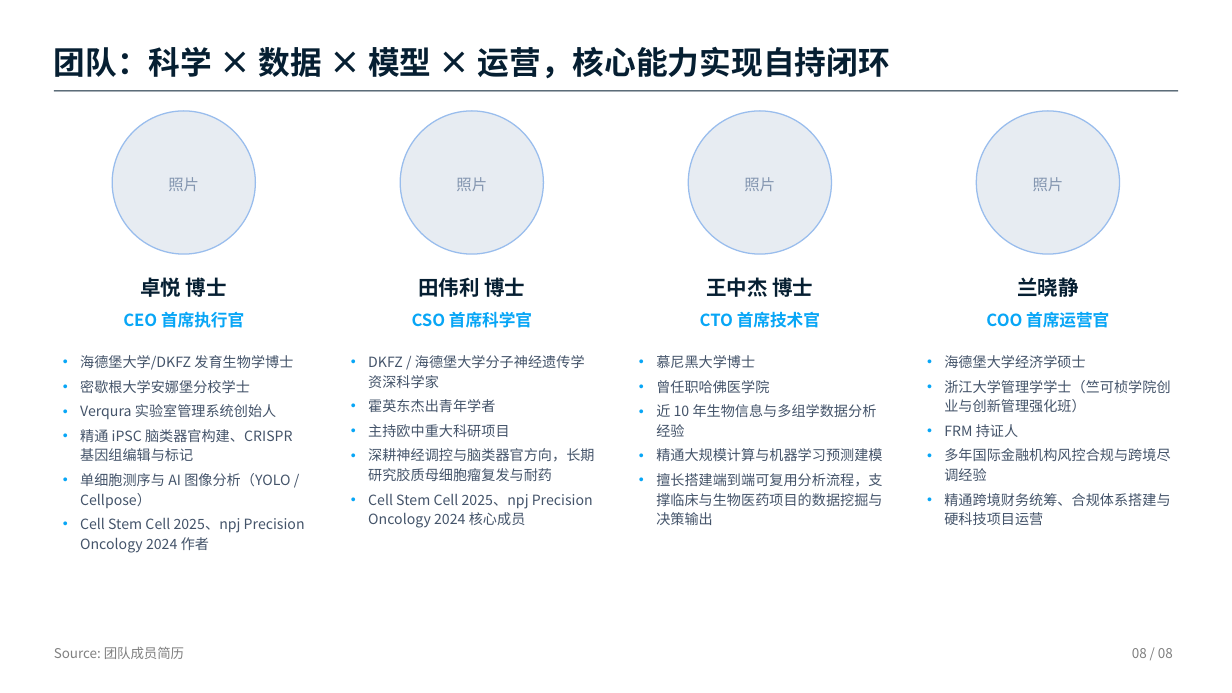
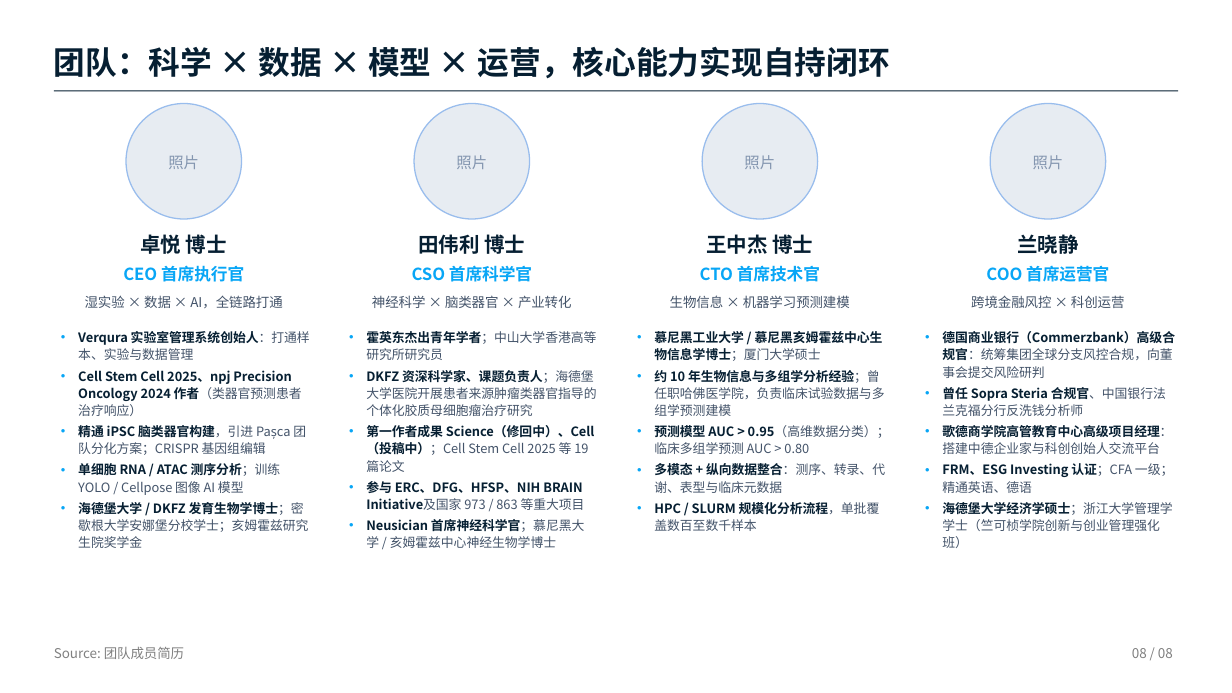
Before and after one commit to Milkar/businessPlan, a slide deck: slide 8 of slides/Vitoma_BP_part1_team.pptx. Drawn at 1232x693 pixels with LibreOffice and Linux fonts; fonts in the diff are those of the drawing. Boxes give left, top, right and bottom in pixels: in the first picture for what was removed or moved away, otherwise in the second. Text is boxed around its words. In the diff, an @@ line names an element or a change of style, - is before the commit and + after.

```diff
--- a/slides/Vitoma_BP_part1_team.pptx
+++ b/slides/Vitoma_BP_part1_team.pptx
@@ ellipse "照片": place and size @@
-ellipse "照片" at [112, 111, 255, 254]
+ellipse "照片" at [126, 104, 241, 219]
@@ ellipse "照片": place and size @@
-ellipse "照片" at [400, 111, 543, 254]
+ellipse "照片" at [414, 104, 530, 219]
@@ ellipse "照片": place and size @@
-ellipse "照片" at [689, 111, 832, 254]
+ellipse "照片" at [702, 104, 818, 219]
@@ line spacing 1.15 to 1.12 in 12 elements at [140, 234, 227, 254], [123, 265, 244, 282], [126, 104, 241, 219], [706, 234, 813, 254], [1017, 234, 1078, 254], [418, 234, 525, 254], [412, 265, 532, 282], [700, 265, 820, 282], [986, 266, 1109, 282], [414, 104, 530, 219], [702, 104, 818, 219], [991, 104, 1106, 219] @@
@@ ellipse "照片": place and size @@
-ellipse "照片" at [977, 111, 1120, 254]
+ellipse "照片" at [991, 104, 1106, 219]
@@ 4 texts: place and size @@
-4 texts at [140, 277, 1078, 297]
+4 texts at [140, 234, 1078, 254]
@@ 4 texts: place and size @@
-4 texts at [123, 311, 1109, 328]
+4 texts at [123, 265, 1109, 282]
@@ text added at [85, 295, 282, 308], 10.5 pt, text #44546A @@
+湿实验 × 数据 × AI，全链路打通
@@ text added at [372, 295, 572, 308], 10.5 pt, text #44546A @@
+神经科学 × 脑类器官 × 产业转化
@@ text added at [670, 295, 850, 308], 10.5 pt, text #44546A @@
+生物信息 × 机器学习预测建模
@@ text added at [971, 295, 1125, 308], 10.5 pt, text #44546A @@
+跨境金融风控 × 科创运营
@@ text at [78, 331, 310, 548]: text changed; size 11 to 10 pt; text colour #44546A to #061F32; bold on @@
-• 海德堡大学/DKFZ 发育生物学博士
-• 密歇根大学安娜堡分校学士
-• Verqura 实验室管理系统创始人
-• 精通 iPSC 脑类器官构建、CRISPR 基因组编辑与标记
-• 单细胞测序与 AI 图像分析（YOLO / Cellpose）
-• Cell Stem Cell 2025、npj Precision Oncology 2024 作者
+• Verqura 实验室管理系统创始人：打通样本、实验与数据管理
+• Cell Stem Cell 2025、npj Precision Oncology 2024 作者（类器官预测患者治疗响应）
+• 精通 iPSC 脑类器官构建，引进 Pașca 团队分化方案；CRISPR 基因组编辑
+• 单细胞 RNA / ATAC 测序分析；训练 YOLO / Cellpose 图像 AI 模型
+• 海德堡大学 / DKFZ 发育生物学博士；密歇根大学安娜堡分校学士；亥姆霍兹研究生院奖学金
@@ text at [366, 331, 596, 548]: text changed; size 11 to 10 pt @@
-• DKFZ / 海德堡大学分子神经遗传学资深科学家
-• 霍英东杰出青年学者
-• 主持欧中重大科研项目
-• 深耕神经调控与脑类器官方向，长期研究胶质母细胞瘤复发与耐药
-• Cell Stem Cell 2025、npj Precision Oncology 2024 核心成员
+• 霍英东杰出青年学者；中山大学香港高等研究所研究员
+• DKFZ 资深科学家、课题负责人；海德堡大学医院开展患者来源肿瘤类器官指导的个体化胶质母细胞瘤治疗研究
+• 第一作者成果 Science（修回中）、Cell（投稿中）；Cell Stem Cell 2025 等 19 篇论文
+• 参与 ERC、DFG、HFSP、NIH BRAIN Initiative及国家 973 / 863 等重大项目
+• Neusician 首席神经科学官；慕尼黑大学 / 亥姆霍兹中心神经生物学博士
@@ text at [654, 331, 890, 531]: text changed; size 11 to 10 pt @@
-• 慕尼黑大学博士
-• 曾任职哈佛医学院
-• 近 10 年生物信息与多组学数据分析经验
-• 精通大规模计算与机器学习预测建模
-• 擅长搭建端到端可复用分析流程，支撑临床与生物医药项目的数据挖掘与决策输出
+• 慕尼黑工业大学 / 慕尼黑亥姆霍兹中心生物信息学博士；厦门大学硕士
+• 约 10 年生物信息与多组学分析经验；曾任职哈佛医学院，负责临床试验数据与多组学预测建模
+• 预测模型 AUC > 0.95（高维数据分类）；临床多组学预测 AUC > 0.80
+• 多模态 + 纵向数据整合：测序、转录、代谢、表型与临床元数据
+• HPC / SLURM 规模化分析流程，单批覆盖数百至数千样本
@@ text at [942, 331, 1175, 548]: text changed; size 11 to 10 pt @@
-• 海德堡大学经济学硕士
-• 浙江大学管理学学士（竺可桢学院创业与创新管理强化班）
-• FRM 持证人
-• 多年国际金融机构风控合规与跨境尽调经验
-• 精通跨境财务统筹、合规体系搭建与硬科技项目运营
+• 德国商业银行（Commerzbank）高级合规官：统筹集团全球分支风控合规，向董事会提交风险研判
+• 曾任 Sopra Steria 合规官、中国银行法兰克福分行反洗钱分析师
+• 歌德商学院高管教育中心高级项目经理：搭建中德企业家与科创创始人交流平台
+• FRM、ESG Investing 认证；CFA 一级；精通英语、德语
+• 海德堡大学经济学硕士；浙江大学管理学学士（竺可桢学院创新与创业管理强化班）
```
Also in this commit, not shown: 4 other files.
